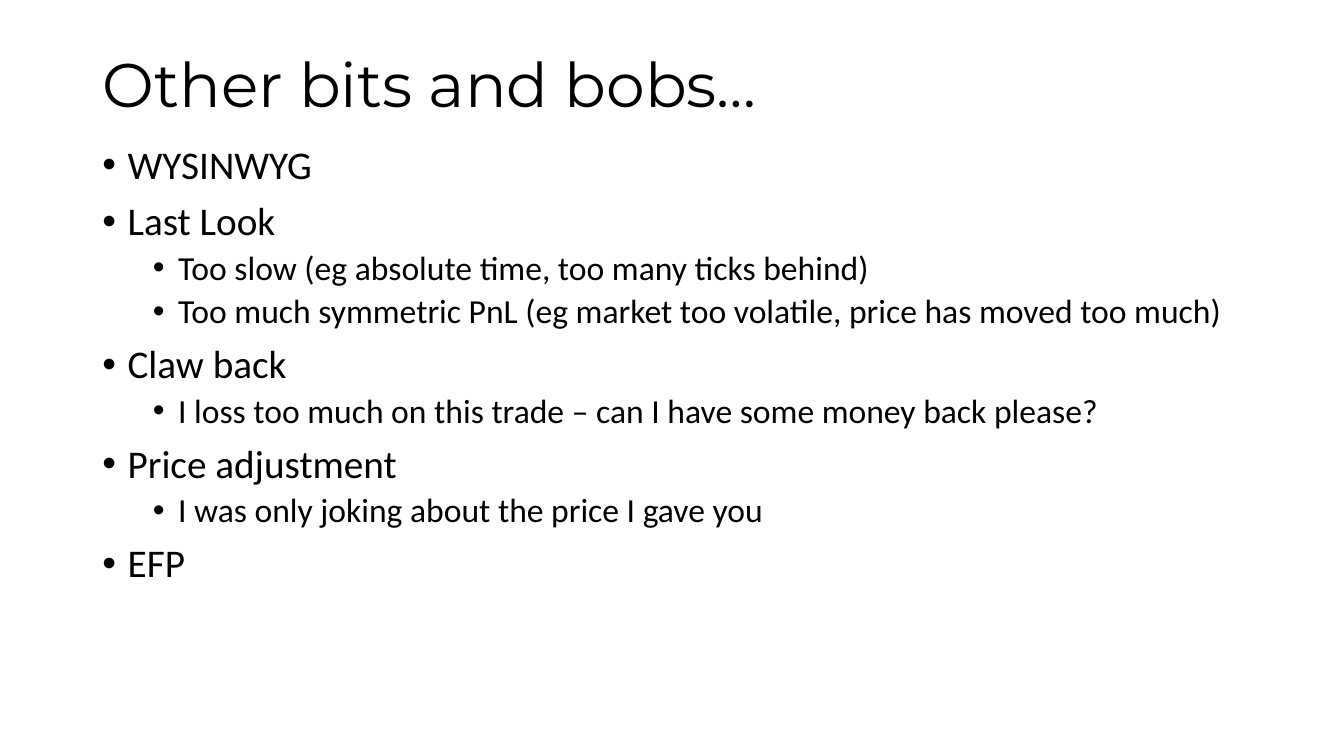
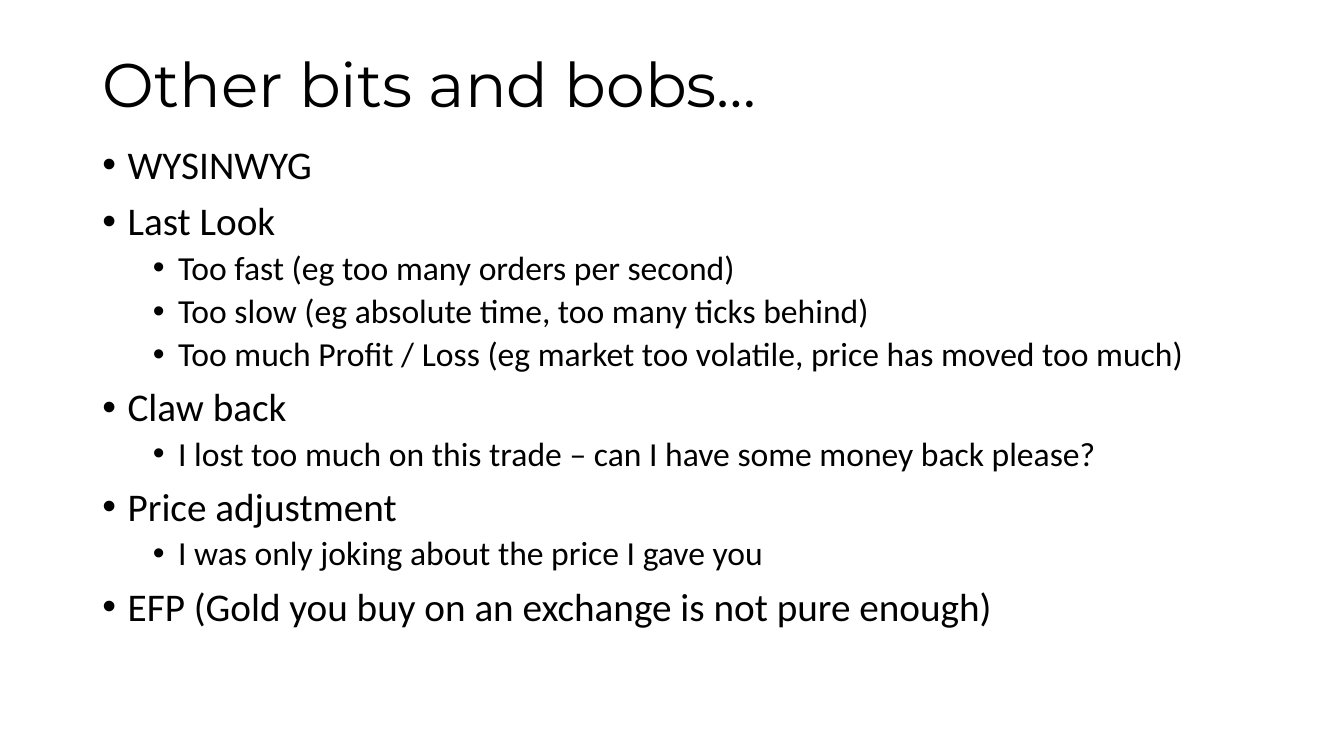
Before and after one commit to maatt4code/PicsAndStuff, a slide deck: slide 32 of Presentation/FXMM.pptx (slide 25 before the commit). Drawn at 1344x756 pixels with LibreOffice and Linux fonts; fonts in the diff are those of the drawing. Boxes give left, top, right and bottom in pixels: in the first picture for what was removed or moved away, otherwise in the second. Text is boxed around its words. In the diff, an @@ line names an element or a change of style, - is before the commit and + after.

```diff
--- a/Presentation/FXMM.pptx
+++ b/Presentation/FXMM.pptx
@@ text at [178, 255, 735, 286]: paragraph added @@
+  • Too fast (eg too many orders per second)
@@ text at [178, 341, 1182, 372]: text changed @@
-  • Too much symmetric PnL (eg market too volatile, price has moved too much)
+  • Too much Profit / Loss (eg market too volatile, price has moved too much)
@@ text at [178, 442, 1096, 472]: text changed @@
-  • I loss too much on this trade – can I have some money back please?
+  • I lost too much on this trade – can I have some money back please?
@@ text at [128, 592, 991, 628]: text changed @@
-• EFP
+• EFP (Gold you buy on an exchange is not pure enough)
```
Also in this commit, not shown: 3 other slides changed, 10 slides added, 2 slides removed, 17 other files.
